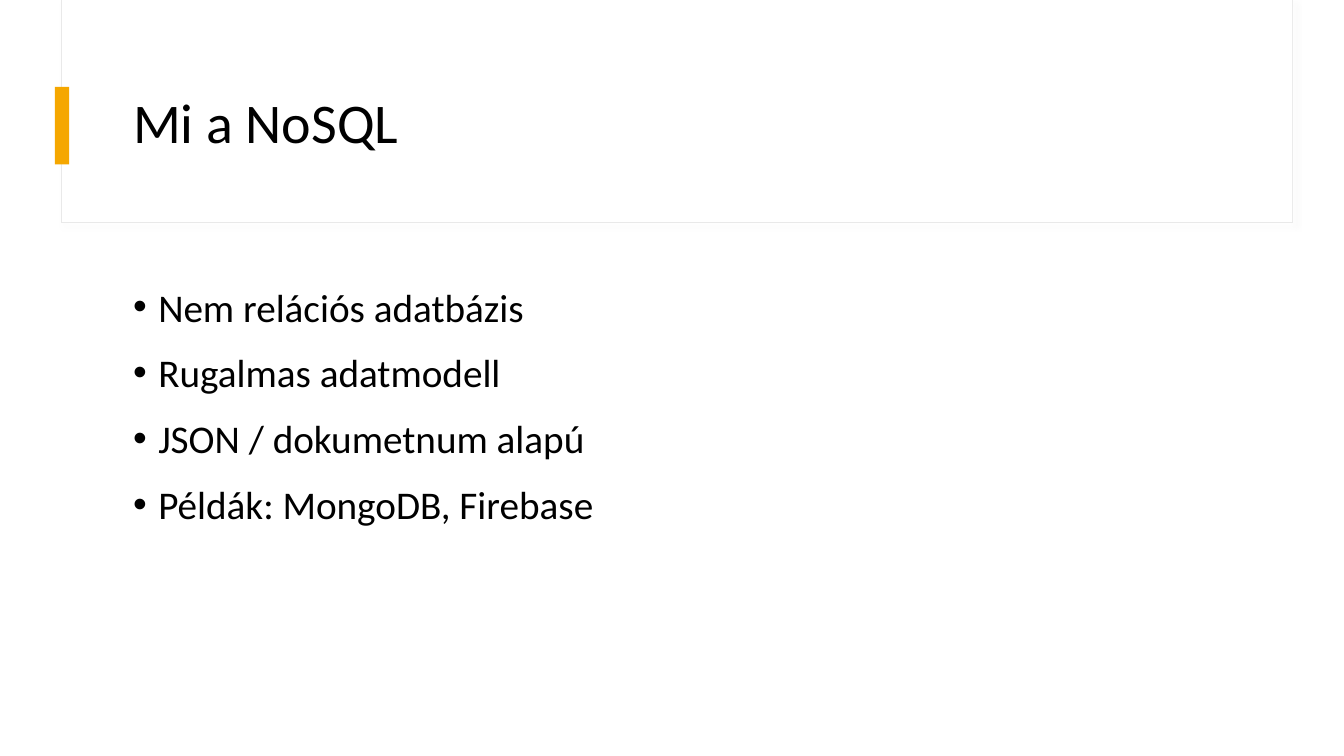
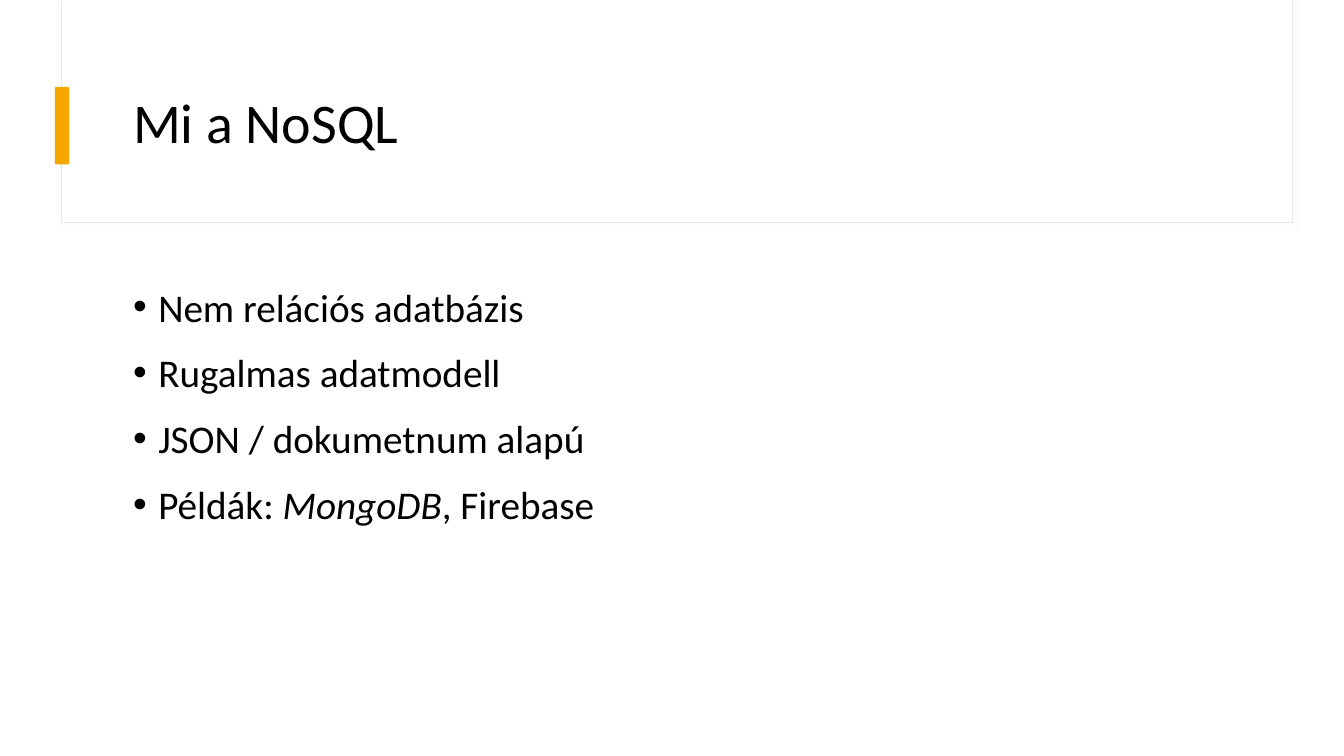
Before and after one commit to LukaPollo/NoSQL-Sql-ElasticSearch-IKT, a slide deck: slide 4 of presentation/IKT NoSql Sql Elastic Search.pptx (slide 3 before the commit). Drawn at 1344x756 pixels with LibreOffice and Linux fonts; fonts in the diff are those of the drawing. Boxes give left, top, right and bottom in pixels: in the first picture for what was removed or moved away, otherwise in the second. Text is boxed around its words. In the diff, an @@ line names an element or a change of style, - is before the commit and + after.

```diff
--- a/presentation/IKT NoSql Sql Elastic Search.pptx
+++ b/presentation/IKT NoSql Sql Elastic Search.pptx
@@ text at <box>158,491,594,526</box>: italic on in "MongoDB," @@
```
Also in this commit, not shown: 1 slide added.
